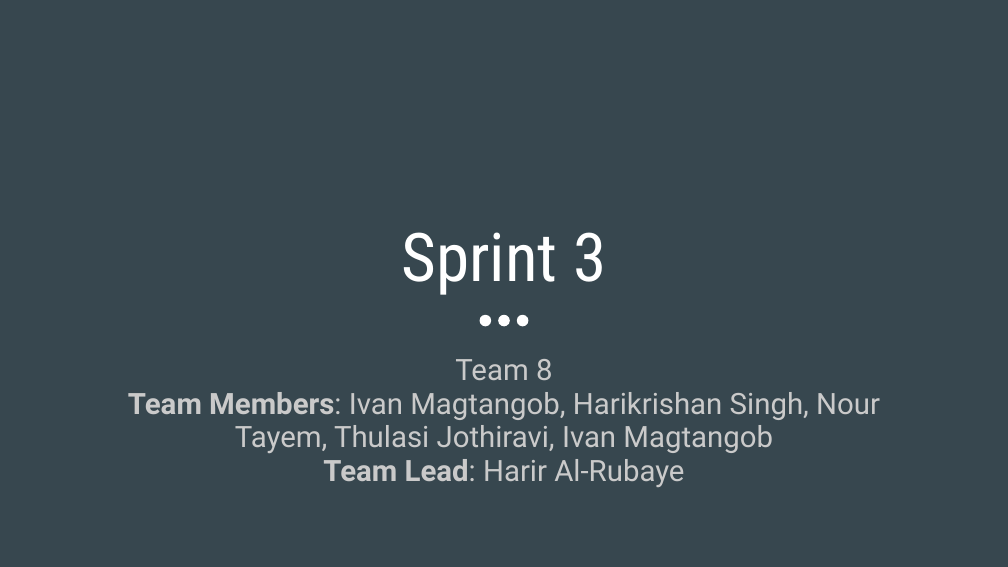
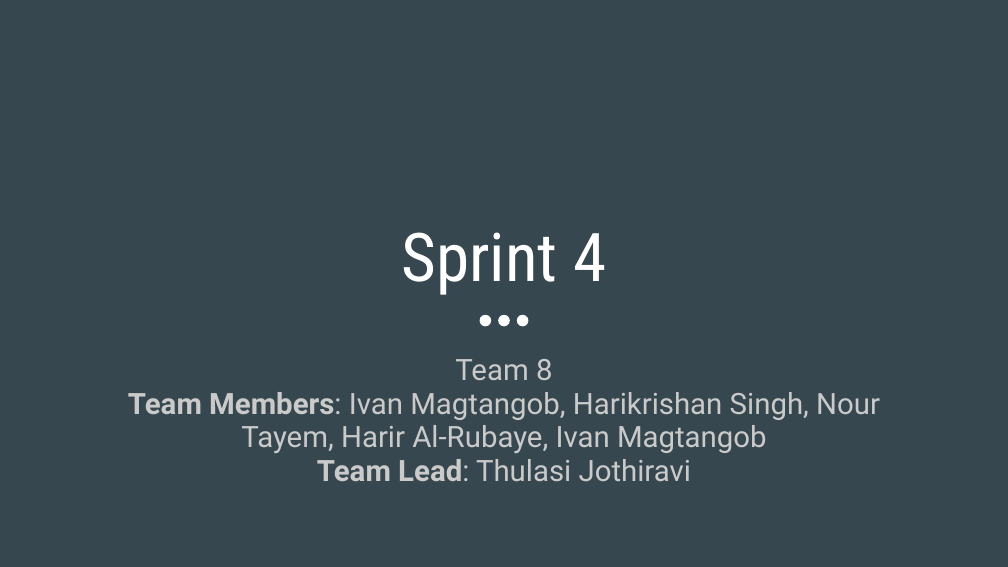
Before and after one commit to rehan-code/Game-Library-Web-App, a slide deck: slide 1 of CIS4250_Retrospective.pptx. Drawn at 1008x567 pixels with LibreOffice and Linux fonts; fonts in the diff are those of the drawing. Boxes give left, top, right and bottom in pixels: in the first picture for what was removed or moved away, otherwise in the second. Text is boxed around its words. In the diff, an @@ line names an element or a change of style, - is before the commit and + after.

```diff
--- a/CIS4250_Retrospective.pptx
+++ b/CIS4250_Retrospective.pptx
@@ title at [402,232,606,295]: text changed @@
-Sprint 3
+Sprint 4
@@ subtitle at [128,392,880,481]: text changed @@
-Team Members: Ivan Magtangob, Harikrishan Singh, Nour Tayem, Thulasi Jothiravi, Ivan Magtangob
-Team Lead: Harir Al-Rubaye
+Team Members: Ivan Magtangob, Harikrishan Singh, Nour Tayem, Harir Al-Rubaye, Ivan Magtangob
+Team Lead: Thulasi Jothiravi
```
Also in this commit, not shown: 9 other slides changed, 2 slides added, 2 slides removed.
